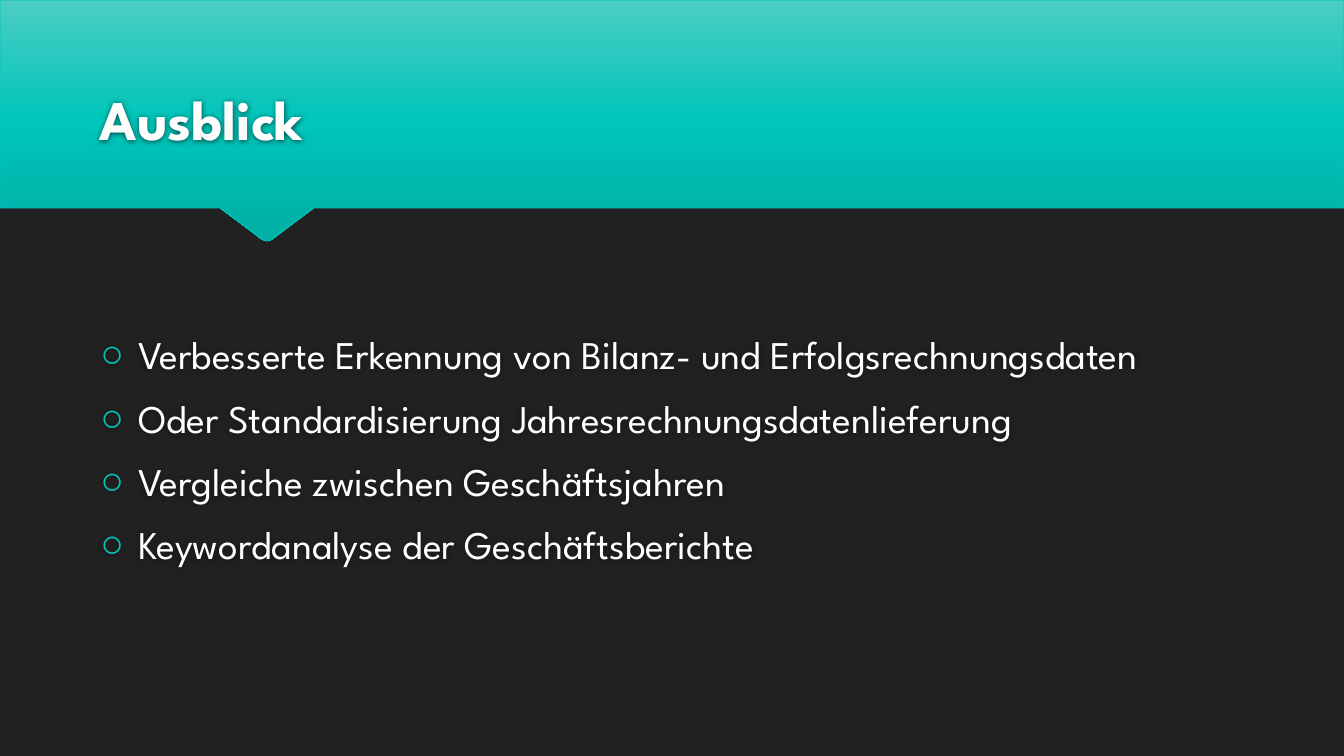
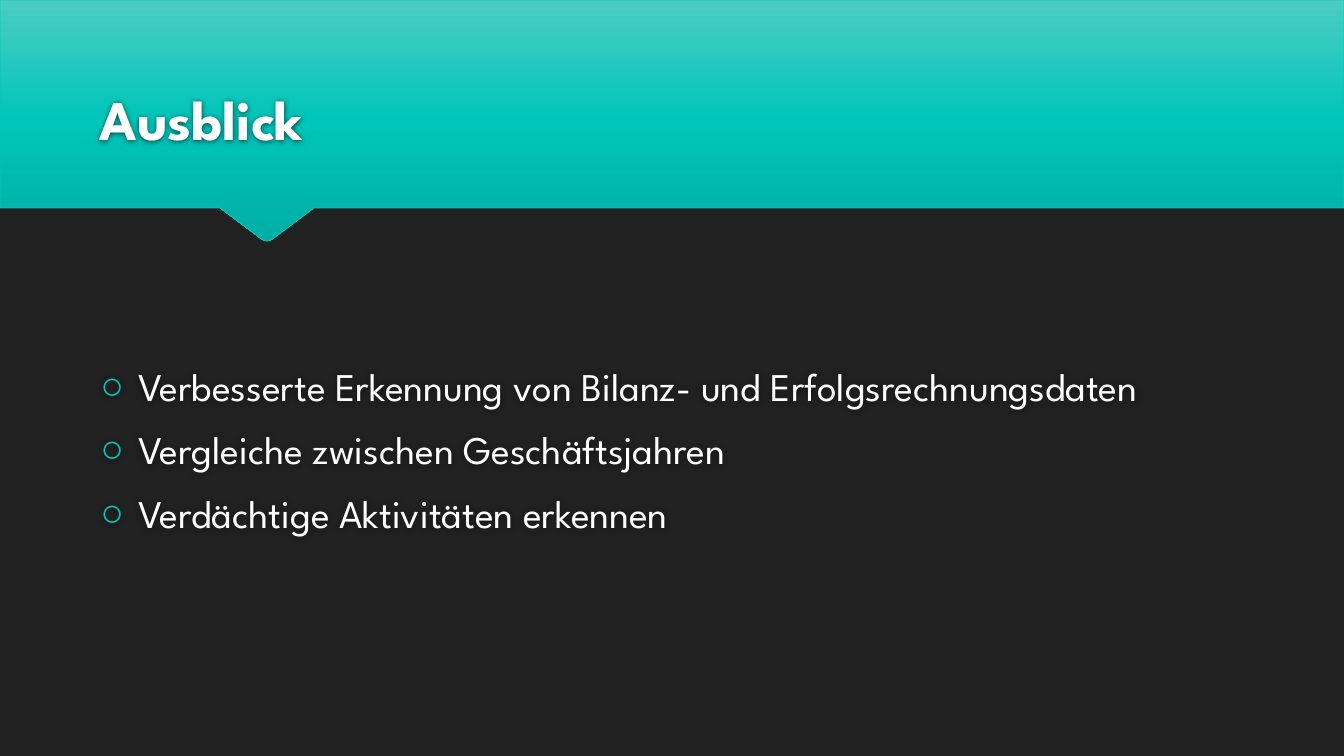
Before and after one commit to benwasd/baernhaeckt18, a slide deck: slide 10 of Foundation Tracker.pptx (slide 8 before the commit). Drawn at 1344x756 pixels with LibreOffice and Linux fonts; fonts in the diff are those of the drawing. Boxes give left, top, right and bottom in pixels: in the first picture for what was removed or moved away, otherwise in the second. Text is boxed around its words. In the diff, an @@ line names an element or a change of style, - is before the commit and + after.

```diff
--- a/Foundation Tracker.pptx
+++ b/Foundation Tracker.pptx
@@ text at <box>138,405,1012,442</box>: paragraph removed @@
-○ Oder Standardisierung Jahresrechnungsdatenlieferung
@@ text at <box>138,501,667,537</box>: text changed @@
-○ Keywordanalyse der Geschäftsberichte
+○ Verdächtige Aktivitäten erkennen
```
Also in this commit, not shown: 5 other slides changed, 2 slides added.
